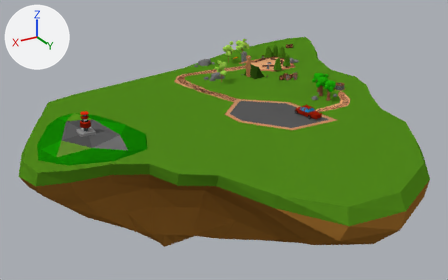
A saved change to the Blender file ldjam/ldjam_challenge_2.blend.
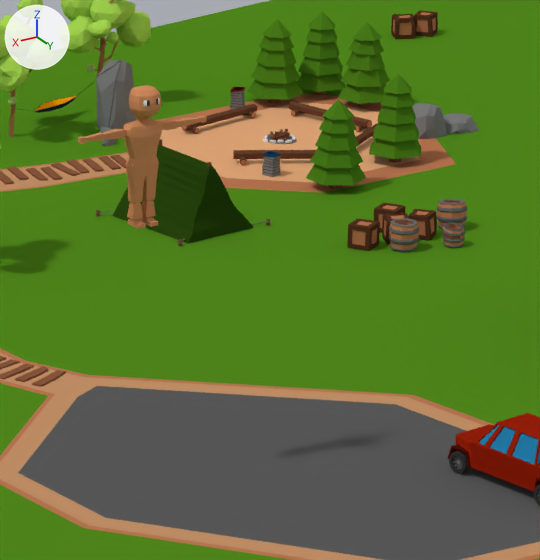
Each version is shown whole from a 50 mm lens placed at (173.5, 244.6, 111.5), pointed at (18.4, -14.0, -17.7), then close up on the part from 51% to 69% of the width and 15% to 45% of the height. Arrows for +X, +Y and +Z are at upper left; the lights stay in place.

Before the edit, the objects in view are built like this:
```python
me_icosphere_009 = bpy.data.meshes.new('Icosphere.009')
me_icosphere_009.from_pydata(...)  # 68 vertices, 98 faces; spans x -1.86..2.04, y -0.94..0.77, z -0.92..0.49
me_icosphere_009.materials.append(mat_imphenzia)  # picture img_palette_v2_png
me_plane = bpy.data.meshes.new('Plane')
me_plane.from_pydata(...)  # 473 vertices, 441 faces; spans x -2.51..2.72, y -2.58..2.24, z -1.25..0.0
me_plane.materials.append(mat_imphenzia)  # picture img_palette_v2_png
me_scene_003 = bpy.data.meshes.new('Scene.003')
me_scene_003.from_pydata(...)  # 612 vertices, 610 faces; spans x -5.51..5.51, y -1.51..0.93, z 0.47..10.97
me_scene_003.materials.append(mat_imphenzia)  # picture img_palette_v2_png
ob_ground = bpy.data.objects.new('Ground', me_plane)
ob_ground.location = (0.0, 0.0, 0.0)
ob_ground.scale = (46.6, 46.6, 46.6)
ob_icosphere_004 = bpy.data.objects.new('Icosphere.004', me_icosphere_009)
ob_icosphere_004.location = (-37.04, -80.29, 4.75)
ob_icosphere_004.rotation_euler = (0.0, 0.0, -0.281)  # degrees (0, 0, -16)
ob_icosphere_004.scale = (1.0, 2.15, 5.2)
ob_model_player_v3_001 = bpy.data.objects.new('model_player_v3.001', me_scene_003)
ob_model_player_v3_001.location = (12.93, 0.42, 19.71)
# also in view: 'Icosphere.002' at (-62.2, -64.5, 1.5); 'Bench_1.002' at (-46.7, -77.3, 0.6); 'Cylinder.019' at (-38.5, -35.8, 1.2); 'Cube.036' at (-35.8, -38.2, 1.1); 'Cylinder.020' at (-45.9, -38.6, 1.3)
```
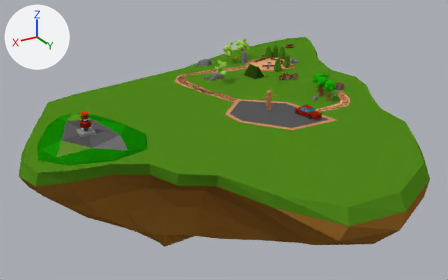
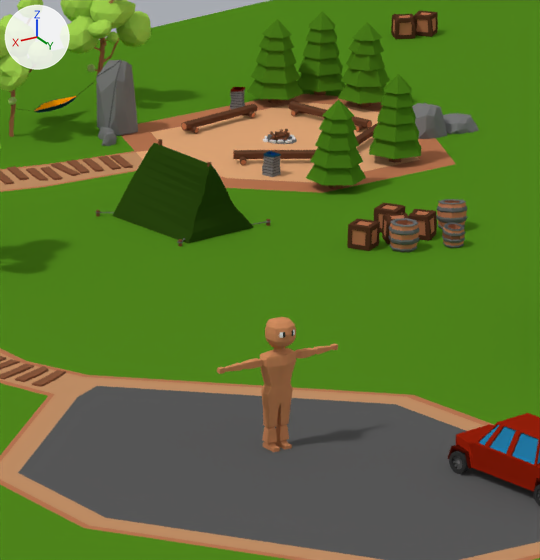
Commit message: Apply all transforms to player

Where the change shows, as pixel boxes [x1, y1, x2, y2] in the close-ups (540 x 560 px):
'model_player_v3.001', moved
    before: [78, 85, 207, 229]
    after: [217, 317, 338, 452]

What changed in the scene script:
```text
Change me_scene_003:
    where me_scene_003.from_pydata(...)  # 612 vertices, 610 faces; spans x -5.51..5.51, y -1.51..0.93, z 0.47..10.97
    used by ob_model_player_v3_001
    me_scene_003 part 1: the whole mesh is moved by (0.0, 0.18, -0.47)
Change ob_model_player_v3_001:
    ob_model_player_v3_001.location: (12.93, 0.42, 19.71) -> (0.0, 0.0, 0.0)
```
